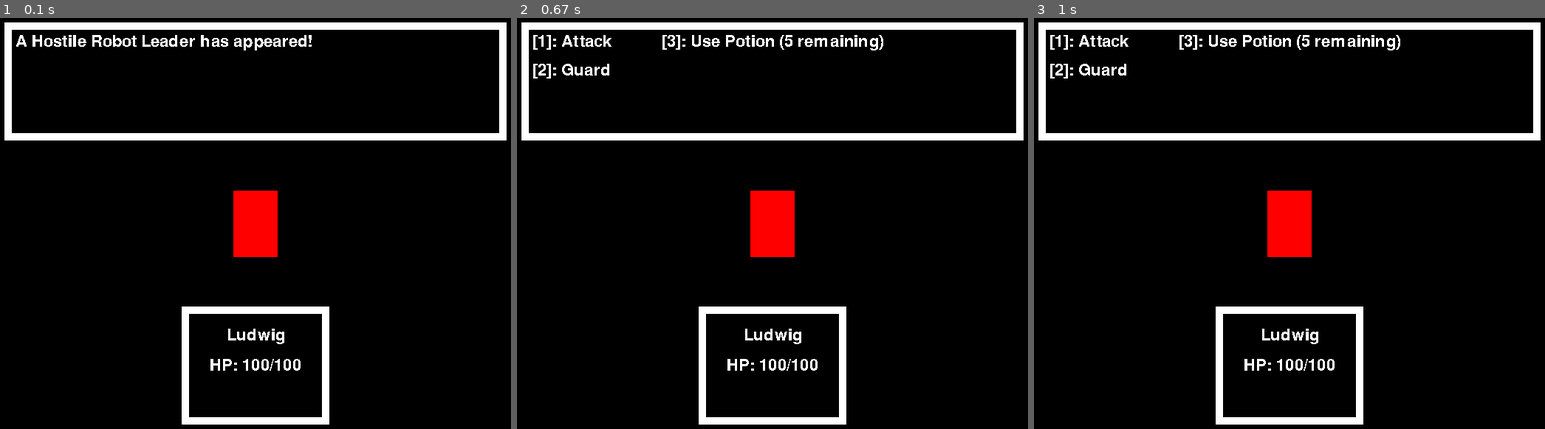
Above: before the commit, frames 1-3 (left to right).
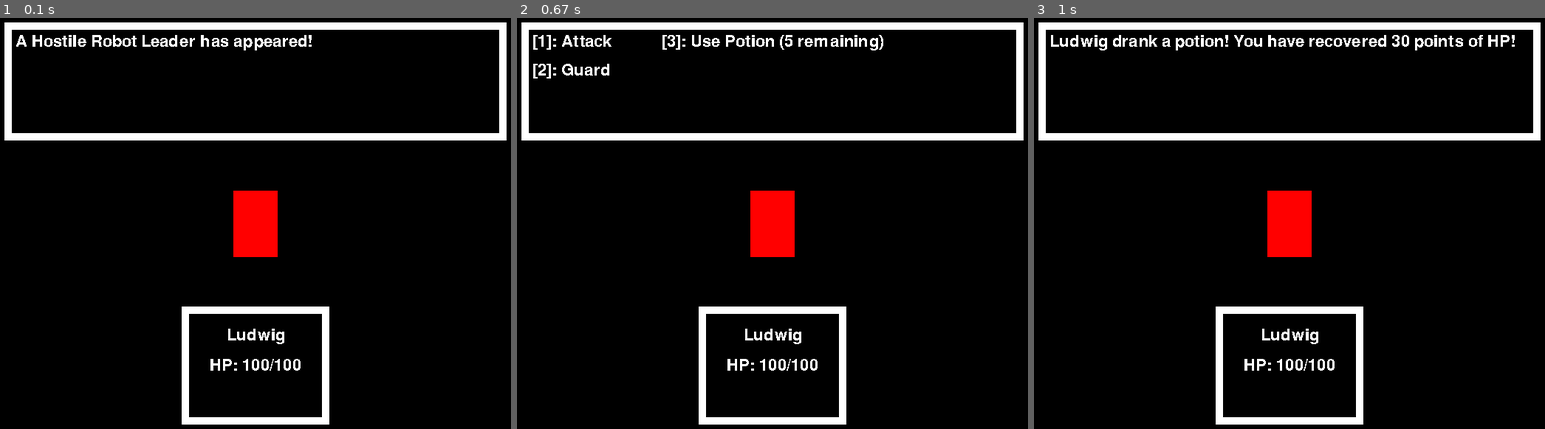
Above: after the commit, the same moments.

Repository: eduardoluis11/final-project-cs50-python
Game: pygame game, started from final-project.py
Two runs of this game, one before a commit and one after it. Both use one fixed random seed, a clock stepped at 60 frames per second and the inputs below.
Inputs:
- Up to frame 1 (0.1 s): no input
- Up to frame 2 (0.67 s): tap Z at 0.33 s
- Up to frame 3 (1 s): tap 3 at 0.67 s

Frames 1-2 are identical in both runs. In frame 3, 1.3% of the frame differs, in the area x 3-95%, y 4-15%.

Commit message:
Rendering Battle Command Messages
I'm rendering "you're on guard!" and "you drank a potion!" messages if you press the "2" and "3" keys, respectively.

Diff:
--- a/final-project.py
+++ b/final-project.py
@@ -357,7 +357,7 @@
 
                     case pygame.K_1:  # If the user presses "1"
 
-                        # Thi makes the battle menu to disappear so that the battle messages are rendered
+                        # This makes the battle menu to disappear so that the battle messages are rendered
                         display_battle_menu = False
 
                         # DEBUG: this will modify the battle message so that it says that you attacked the enemy.
@@ -365,6 +365,7 @@
                         # battle_message = "Ludwig attacks the enemy!"
                         # game_window.blit(battle_messages_surface, battle_messages_rectangle)
 
+                        # This updates the battle message to indicate that the player attacked the enemy
                         battle_message = "Ludwig attacks the enemy!"
 
 
@@ -373,13 +374,25 @@
 
                     case pygame.K_2:  # If the user presses "2"
 
+                        # This makes the battle menu to disappear so that the battle messages are rendered
+                        display_battle_menu = False
+
+                        # This updates the battle message to indicate that you're guarding
+                        battle_message = "Ludwig is on guard!"
+
                         # DEBUG: print "you are on guard"
                         print("Ludwig is on guard!")
 
                     case pygame.K_3:  # if the user presses "3"
 
+                        # This makes the battle menu to disappear so that the battle messages are rendered
+                        display_battle_menu = False
+
+                        # This updates the battle message to indicate that you're drinking a potion
+                        battle_message = "Ludwig drank a potion! You have recovered 30 points of HP!"
+
                         # DEBUG: print "you have drank a potion"
-                        print("Ludwig drank a potion! you have recovered 30 points of HP!")
+                        print("Ludwig drank a potion! You have recovered 30 points of HP!")
 
     # If no input is detected by the user (if they don't click nor press any keys), this will execute
 
@@ -404,7 +417,7 @@
         game_window.blit(guard_command_surface, guard_command_rectangle)  # Render the "guard" command
         game_window.blit(potion_command_surface, potion_command_rectangle)  # Render the "use potion" command
 
-    # REACTIVATE LATER?
+
     else:  # If the battle menu is set to False, render the battle messages
 
         # This should overwrite the battle message surface with the new battle message after any action in the game.
